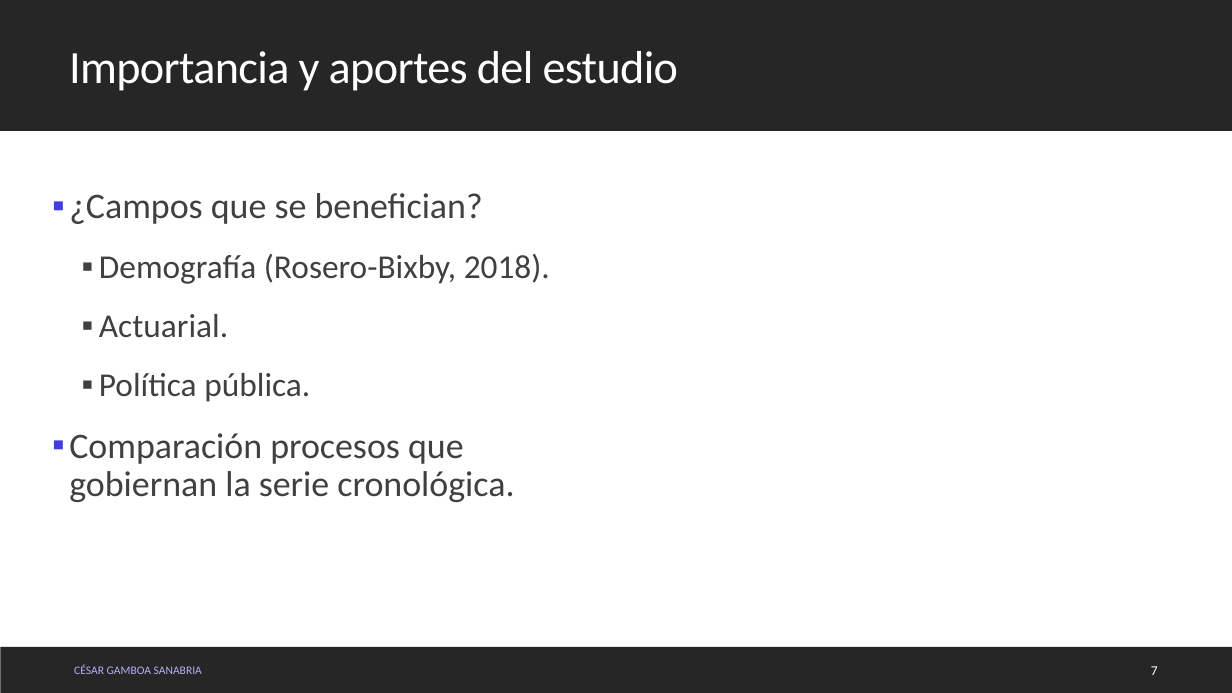
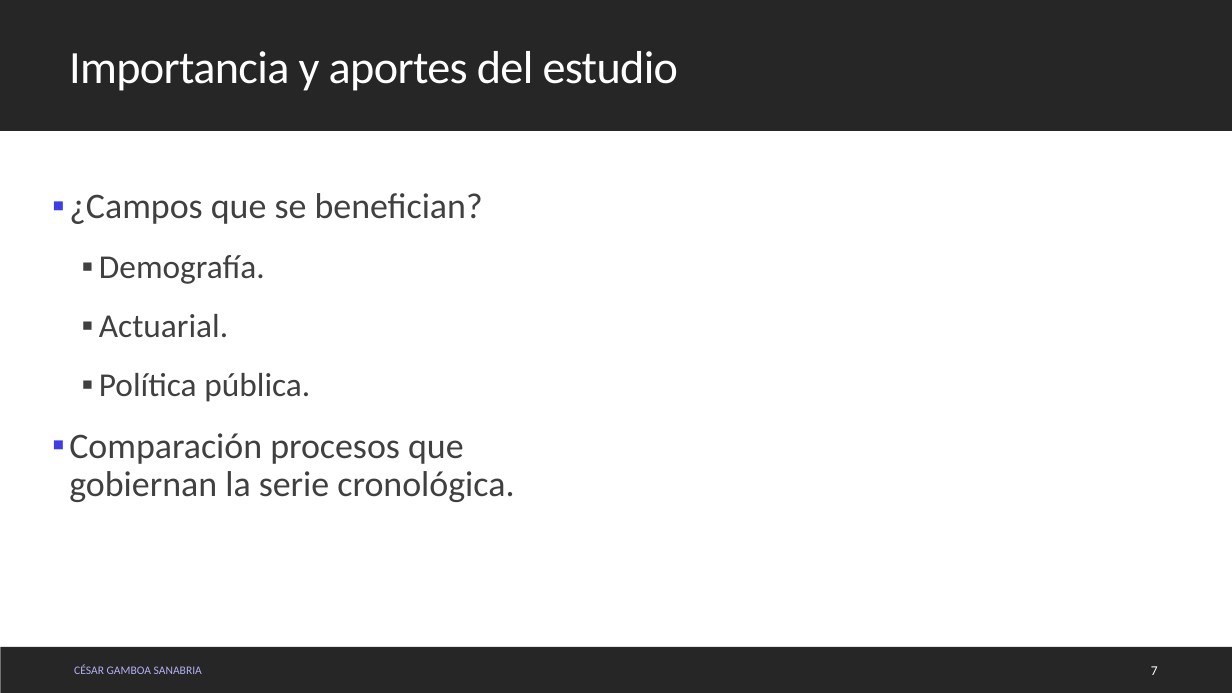
Before and after one commit to cgamboasanabria/Tesis, a slide deck: slide 7 of Products/Static_Documents/Examen de candidatura/Presentación.pptx. Drawn at 1232x693 pixels with LibreOffice and Linux fonts; fonts in the diff are those of the drawing; background and template pictures are left out. Boxes give left, top, right and bottom in pixels: in the first picture for what was removed or moved away, otherwise in the second. Text is boxed around its words. In the diff, an @@ line names an element or a change of style, - is before the commit and + after.

```diff
--- a/Products/Static_Documents/Examen de candidatura/Presentación.pptx
+++ b/Products/Static_Documents/Examen de candidatura/Presentación.pptx
@@ text at <box>99,255,265,284</box>: text changed @@
-  ▪ Demografía (Rosero-Bixby, 2018).
+  ▪ Demografía.
```
Also in this commit, not shown: 3 other slides changed, 1 slide added, 1 slide removed, 6 other files.
